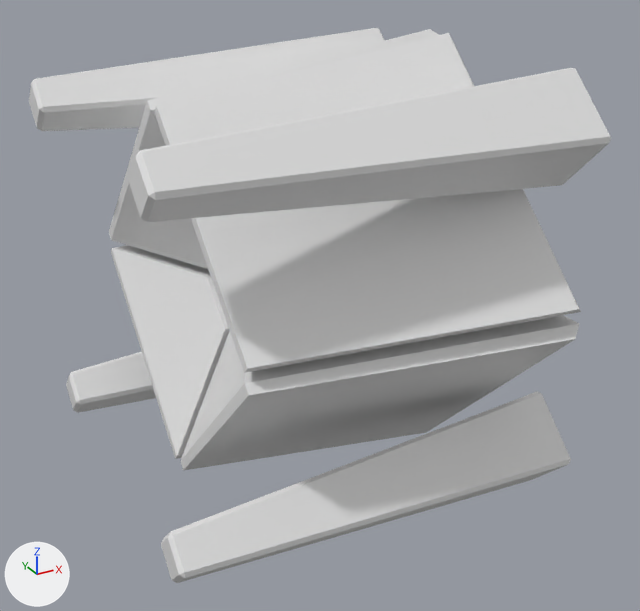
Two versions of the Blender file Elderland/Assets/Models/Blender/Enemy/Ranged Enemy/RangedEnemy.blend, one commit apart.
Rendered twice from a 50 mm camera at (-2.51, -4.69, 2.09) aimed at (-0.02, -0.16, -0.18). Lighting does not change. The marker at lower left points along +X, +Y and +Z.
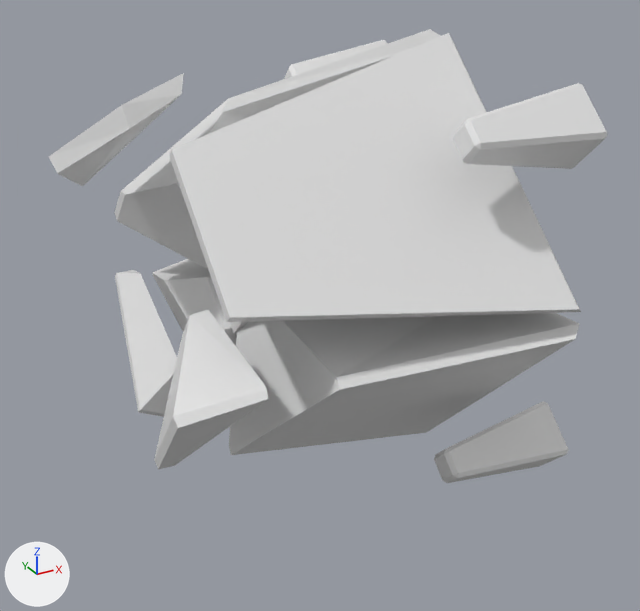
What differs and where, as boxes [x1, y1, x2, y2] in the pictures (640 x 611 px; the box of a moved part takes in the faces that stretch with it):
'Cube.006', reshaped (15% shorter): before [154, 33, 581, 373]; after [169, 33, 581, 322]
'Cube.008', reshaped (6% wider): before [180, 315, 579, 471]; after [154, 310, 579, 469]
'Cube.001', mesh rescaled (68% narrower, 44% shorter): before [128, 68, 611, 222]; after [452, 83, 608, 169]
'Cube.004', mesh rescaled (67% narrower, 57% shorter): before [161, 391, 571, 583]; after [434, 401, 569, 483]
'Cube.007', reshaped (18% wider): before [109, 29, 439, 269]; after [49, 29, 440, 268]
'Cube', reshaped: before [111, 245, 230, 459]; after [115, 259, 237, 417]
'Cube.003', mesh rescaled: before [29, 28, 385, 131]; after [284, 40, 388, 79]
'Cube.002', reshaped (not visible afterwards): before [66, 352, 156, 413]
part 8 of me_cube_013, added: after [154, 310, 268, 469]
part 9 of me_cube_013, moved or reshaped: before [180, 315, 579, 470]; after [229, 313, 579, 455]

The change, as a diff of the scene's bpy script:
```diff
--- a/Elderland/Assets/Models/Blender/Enemy/Ranged Enemy/RangedEnemy.blend.py
+++ b/Elderland/Assets/Models/Blender/Enemy/Ranged Enemy/RangedEnemy.blend.py
@@ me_cube @@
 # used by ob_cube; location = (0.0, 0.0, 0.0); rotation_euler = (0.785, 0.0, 0.0), in degrees (45, 0, 0)
-me_cube.from_pydata(...)  # 16 vertices, 12 faces; spans x -0.97..1.0, y -0.95..0.95, z -1.08..-0.23
+me_cube.from_pydata(...)  # 30 vertices, 21 faces; spans x -1.13..1.0, y -0.95..0.95, z -1.08..-0.23
+# me_cube part 1
+# 2 vertices are removed from x -0.97, y -0.77..0.77, z -0.81
+# 7 faces are deleted
+# 4 vertices move from x -0.97..1.0, y -0.77..0.77, z -0.87..-0.31 to x -0.73..0.8, y -0.6..0.55, z -0.92..-0.31
+# 16 vertices are added at x -1.13..0.95, y -0.59..0.57, z -0.87..-0.39
+# 16 new faces join them
 me_cube.materials.append(mat_stone_material)
@@ me_cube_002 @@
 me_cube_002.from_pydata(...)  # 8 vertices, 6 faces; spans x -9.24..1.0, y -1.0..1.0, z -1.0..1.0
 # used by ob_cube_001; location = (0.881, -1.0, 1.0); rotation_euler = (0.785, 0.0, 0.0), in degrees (45, 0, 0); scale = (0.246, 0.246, 0.246)
+# me_cube_002 part 2: the whole mesh is scaled about its middle by (0.321, 0.75, 0.75), then moved by (3.73, 0.0, 0.0)
 me_cube_002.materials.append(mat_stone_material)
@@ me_cube_003 @@
 me_cube_003.from_pydata(...)  # 8 vertices, 6 faces; spans x -9.25..1.0, y -1.0..1.0, z -1.0..1.0
 # used by ob_cube_002; location = (0.881, 1.023, -1.023); rotation_euler = (0.785, 0.0, 0.0), in degrees (45, 0, 0); scale = (0.246, 0.246, 0.246)
 # verts and faces of me_cube_003; kept vertices keep their numbers, new ones are numbered from 8
+# me_cube_003 part 3
+delete_vertices([*range(0, 8)])  # with the faces that use them
+verts[8] = (-2.05, -0.38, -0.37)
+verts[9] = (-2.05, -0.38, 0.38)
+verts[10] = (-2.05, 0.37, -0.37)
+verts[11] = (-2.05, 0.37, 0.38)
+verts[12] = (1.26, -0.75, -0.75)
+verts[13] = (1.26, -0.75, 0.75)
+verts[14] = (1.26, 0.75, -0.75)
+verts[15] = (1.26, 0.75, 0.75)
+faces += [(8, 9, 11, 10), (12, 14, 15, 13), (8, 12, 13, 9), (8, 10, 14, 12), (10, 11, 15, 14), (9, 13, 15, 11)]
 me_cube_003.materials.append(mat_stone_material)
@@ me_cube_004 @@
 me_cube_004.from_pydata(...)  # 8 vertices, 6 faces; spans x -9.26..1.0, y -1.0..1.0, z -1.0..1.0
 # used by ob_cube_003; location = (0.881, 1.011, 1.015); rotation_euler = (0.785, 0.0, 0.0), in degrees (45, 0, 0); scale = (0.246, 0.246, 0.246)
+# me_cube_004 part 4: the whole mesh is scaled about its middle by (0.322, 0.75, 0.75), then moved by (3.73, 0.0, 0.0)
 me_cube_004.materials.append(mat_stone_material)
@@ me_cube_005 @@
 me_cube_005.from_pydata(...)  # 8 vertices, 6 faces; spans x -9.27..1.0, y -1.0..1.0, z -1.0..1.0
 # used by ob_cube_004; location = (0.881, -1.019, -1.015); rotation_euler = (0.785, 0.0, 0.0), in degrees (45, 0, 0); scale = (0.246, 0.246, 0.246)
+# me_cube_005 part 5: the whole mesh is scaled about its middle by (0.323, 0.75, 0.75), then moved by (3.73, 0.0, 0.0)
 me_cube_005.materials.append(mat_stone_material)
@@ me_cube_011 @@
 me_cube_011.from_pydata(...)  # 16 vertices, 12 faces; spans x -0.97..1.0, y -0.95..0.95, z -1.08..-0.23
 # used by ob_cube_006; location = (0.0, 0.0, 0.0); rotation_euler = (-2.356, 0.0, 0.0), in degrees (-135, 0, 0)
 # verts and faces of me_cube_011; kept vertices keep their numbers, new ones are numbered from 16
+# me_cube_011 part 6
+delete_faces([(0, 8, 11, 2, 3, 1), (4, 10, 9, 5, 7, 6), (1, 3, 6, 7)])
+verts[1] = (0.8, -0.26, -0.31)  # moved
+verts[7] = (0.8, 0.26, -0.31)  # moved
+verts[2] = (-0.97, -0.49, -0.81)  # moved, pixel (169, 155)
+verts[13] = (-0.97, -0.49, -0.87)  # moved, pixel (171, 149)
+verts[4] = (-0.97, 0.49, -0.81)  # moved, pixel (226, 322)
+verts[14] = (-0.97, 0.49, -0.87)  # moved, pixel (229, 317)
+verts[16] = (0.95, -0.43, -0.48)
+verts[17] = (0.95, 0.43, -0.48)
+faces += [(0, 8, 11, 2, 3, 16, 1), (4, 10, 9, 5, 7, 17, 6), (1, 16, 17, 7), (3, 6, 17, 16)]
 me_cube_011.materials.append(mat_stone_material)
@@ me_cube_012 @@
 # used by ob_cube_007; location = (0.0, 0.0, 0.0); rotation_euler = (2.356, 0.0, 0.0), in degrees (135, 0, 0)
-me_cube_012.from_pydata(...)  # 16 vertices, 12 faces; spans x -0.97..1.0, y -0.95..0.95, z -1.08..-0.23
+me_cube_012.from_pydata(...)  # 29 vertices, 20 faces; spans x -1.49..1.0, y -0.95..0.95, z -1.08..-0.23
+# me_cube_012 part 7
+# 3 vertices are removed from x -0.97..1.0, y -0.26..0.77, z -0.81..-0.31
+# 8 faces are deleted
+# 3 vertices move from x -0.97, y -0.77..0.77, z -0.88..-0.81 to x -0.97..-0.43, y -0.49..0.62, z -0.94..-0.81
+# 16 vertices are added at x -1.49..0.95, y -0.43..0.77, z -1.03..-0.31
+# 16 new faces join them
 me_cube_012.materials.append(mat_stone_material)
@@ me_cube_013 @@
 # used by ob_cube_008; location = (0.0, 0.0, 0.0); rotation_euler = (-0.785, 0.0, 0.0), in degrees (-45, 0, 0)
-me_cube_013.from_pydata(...)  # 16 vertices, 12 faces; spans x -0.97..1.0, y -0.95..0.95, z -1.08..-0.23
+me_cube_013.from_pydata(...)  # 32 vertices, 21 faces; spans x -1.28..1.0, y -0.95..0.95, z -1.08..-0.19
+# me_cube_013 part 8: a new loose piece of 13 vertices spanning x -1.28..-0.81, y -0.63..0.52, z -0.88..-0.19, in mat_stone_material (white #e7e7e7)
+# me_cube_013 part 9: 4 vertices moved from x -0.97..-0.59, y -0.77..0.77, z -0.87..-0.23 to x -0.71..-0.42, y -0.62..0.55, z -0.93..-0.23; 4 vertices removed from x -0.97..1.0, y -0.77..0.77, z -0.81..-0.31; 7 vertices added at x -0.7..0.95, y -0.63..0.55, z -0.89..-0.31
 me_cube_013.materials.append(mat_stone_material)
```
